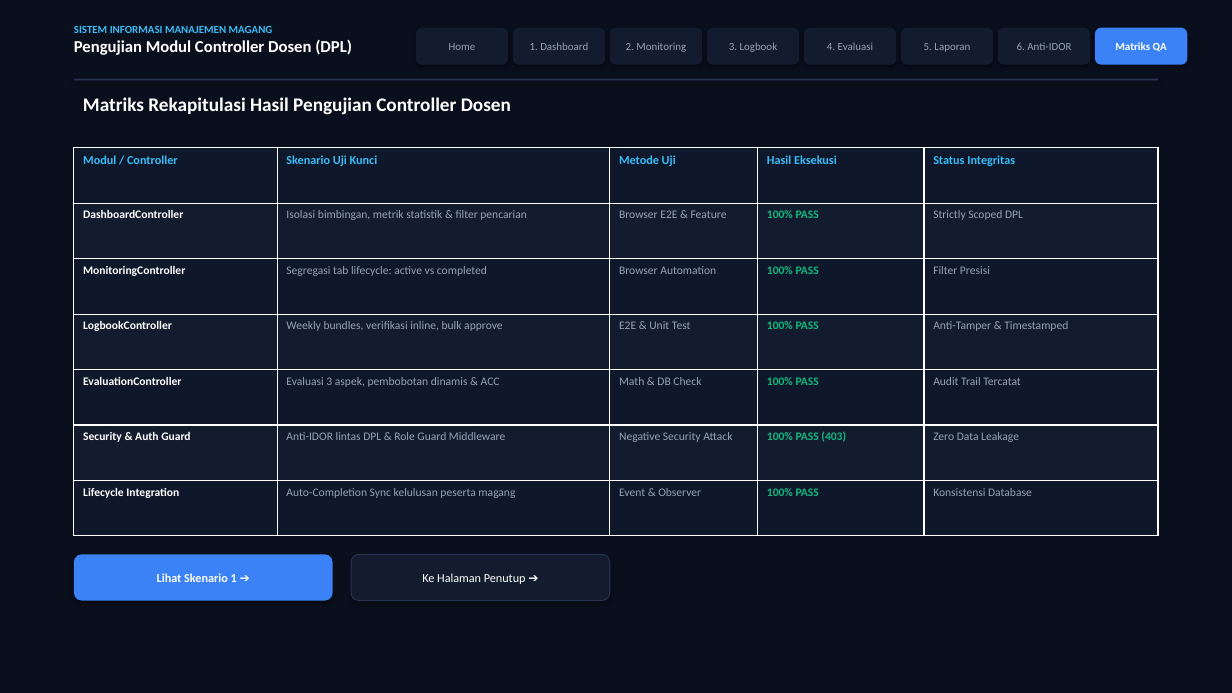
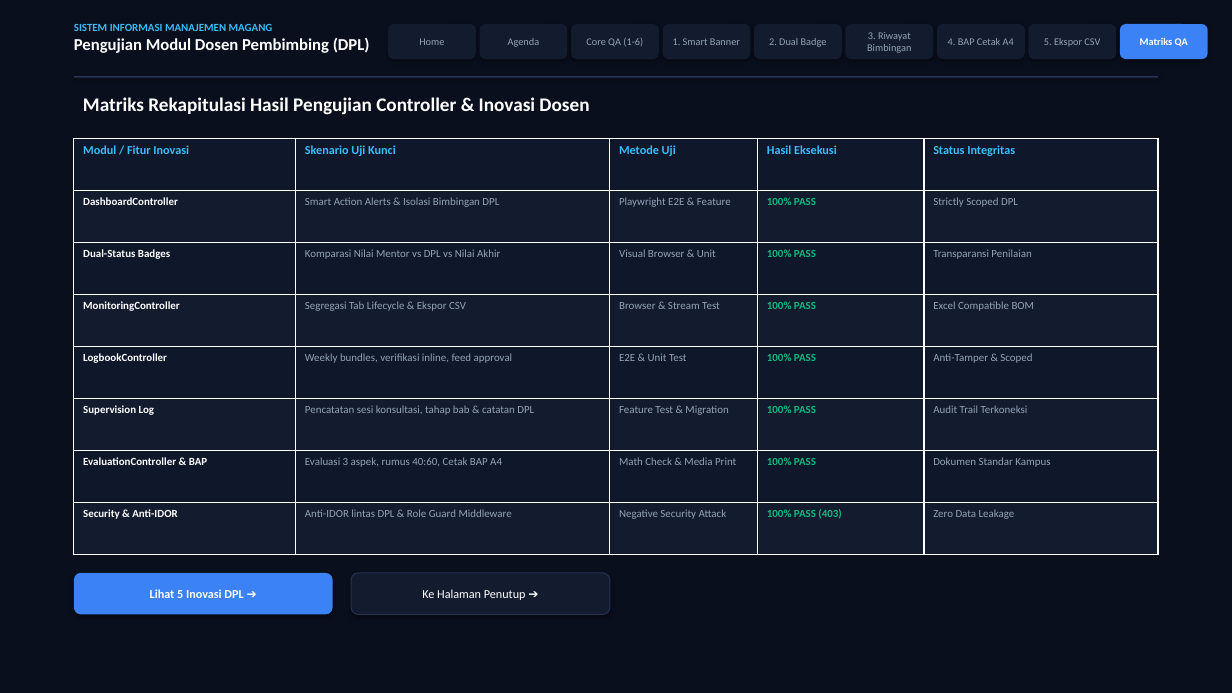
Before and after one commit to raveldanz/Magang, a slide deck: slide 14 of Pengujian_Controller_Dosen_V2.pptx (slide 9 before the commit). Drawn at 1232x693 pixels with LibreOffice and Linux fonts; fonts in the diff are those of the drawing. Boxes give left, top, right and bottom in pixels: in the first picture for what was removed or moved away, otherwise in the second. Text is boxed around its words. In the diff, an @@ line names an element or a change of style, - is before the commit and + after.

Commit message:
feat(dosen): simpan progres fitur pembimbing akademik dan evaluasi DPL

```diff
--- a/Pengujian_Controller_Dosen_V2.pptx
+++ b/Pengujian_Controller_Dosen_V2.pptx
@@ rounded rectangle "Home" at <box>388,24,476,59</box>: size 8.5 to 8 pt @@
@@ rounded rectangle "Home": place and size @@
-rounded rectangle "Home" at <box>416,28,508,65</box>
+rounded rectangle "Home" at <box>388,24,476,59</box>
@@ rounded rectangle added at <box>480,24,567,59</box>, fill #131B2E, 8 pt, text #94A3B8 @@
+Agenda
@@ rounded rectangle "Core QA (1-6)": place and size @@
-rounded rectangle "Core QA (1-6)" at <box>513,28,605,65</box>
+rounded rectangle "Core QA (1-6)" at <box>571,24,659,59</box>
@@ rounded rectangle added at <box>663,24,750,59</box>, fill #131B2E, 8 pt, text #94A3B8 @@
+1. Smart Banner
@@ rounded rectangle "2. Dual Badge": place and size @@
-rounded rectangle "2. Dual Badge" at <box>610,28,702,65</box>
+rounded rectangle "2. Dual Badge" at <box>754,24,842,59</box>
@@ rounded rectangle removed at <box>804,28,897,65</box> @@
-4. Evaluasi
@@ rounded rectangle "3. Riwayat Bimbingan": place and size @@
-rounded rectangle "3. Riwayat Bimbingan" at <box>707,28,799,65</box>
+rounded rectangle "3. Riwayat Bimbingan" at <box>846,24,933,59</box>
@@ rounded rectangle added at <box>937,24,1025,59</box>, fill #131B2E, 8 pt, text #94A3B8 @@
+4. BAP Cetak A4
@@ rounded rectangle removed at <box>998,28,1091,65</box> @@
-6. Anti-IDOR
@@ rounded rectangle "5. Ekspor CSV": place and size @@
-rounded rectangle "5. Ekspor CSV" at <box>901,28,994,65</box>
+rounded rectangle "5. Ekspor CSV" at <box>1029,24,1116,59</box>
@@ rounded rectangle "Matriks QA": place and size @@
-rounded rectangle "Matriks QA" at <box>1095,28,1188,65</box>
+rounded rectangle "Matriks QA" at <box>1120,24,1208,59</box>
@@ rounded rectangle "Matriks QA" at <box>1120,24,1208,59</box>: size 8.5 to 8 pt @@
@@ text at <box>74,38,370,53</box>: text changed @@
-Pengujian Modul Controller Dosen (DPL)
+Pengujian Modul Dosen Pembimbing (DPL)
@@ text in rounded rectangle at <box>586,38,643,47</box>: text changed; size 8.5 to 8 pt @@
-1. Dashboard
+Core QA (1-6)
@@ text in rounded rectangle at <box>769,38,827,47</box>: text changed; size 8.5 to 8 pt @@
-2. Monitoring
+2. Dual Badge
@@ text in rounded rectangle at <box>867,32,911,53</box>: text changed; size 8.5 to 8 pt @@
-3. Logbook
+3. Riwayat Bimbingan
@@ text in rounded rectangle at <box>1044,38,1100,47</box>: text changed; size 8.5 to 8 pt @@
-5. Laporan
+5. Ekspor CSV
@@ text at <box>83,97,589,115</box>: text changed @@
-Matriks Rekapitulasi Hasil Pengujian Controller Dosen
+Matriks Rekapitulasi Hasil Pengujian Controller & Inovasi Dosen
@@ table at <box>74,139,1158,555</box> @@
-row 1: Modul / Controller | Skenario Uji Kunci | Metode Uji | Hasil Eksekusi | Status Integritas
-row 2: DashboardController | Isolasi bimbingan, metrik statistik & filter pencarian | Browser E2E & Feature | 100% PASS | Strictly Scoped DPL
-row 3: MonitoringController | Segregasi tab lifecycle: active vs completed | Browser Automation | 100% PASS | Filter Presisi
-row 4: LogbookController | Weekly bundles, verifikasi inline, bulk approve | E2E & Unit Test | 100% PASS | Anti-Tamper & Timestamped
-row 5: EvaluationController | Evaluasi 3 aspek, pembobotan dinamis & ACC | Math & DB Check | 100% PASS | Audit Trail Tercatat
-row 6: Security & Auth Guard | Anti-IDOR lintas DPL & Role Guard Middleware | Negative Security Attack | 100% PASS (403) | Zero Data Leakage
-row 7: Lifecycle Integration | Auto-Completion Sync kelulusan peserta magang | Event & Observer | 100% PASS | Konsistensi Database
+row 1: Modul / Fitur Inovasi | Skenario Uji Kunci | Metode Uji | Hasil Eksekusi | Status Integritas
+row 2: DashboardController | Smart Action Alerts & Isolasi Bimbingan DPL | Playwright E2E & Feature | 100% PASS | Strictly Scoped DPL
+row 3: Dual-Status Badges | Komparasi Nilai Mentor vs DPL vs Nilai Akhir | Visual Browser & Unit | 100% PASS | Transparansi Penilaian
+row 4: MonitoringController | Segregasi Tab Lifecycle & Ekspor CSV | Browser & Stream Test | 100% PASS | Excel Compatible BOM
+row 5: LogbookController | Weekly bundles, verifikasi inline, feed approval | E2E & Unit Test | 100% PASS | Anti-Tamper & Scoped
+row 6: Supervision Log | Pencatatan sesi konsultasi, tahap bab & catatan DPL | Feature Test & Migration | 100% PASS | Audit Trail Terkoneksi
+row 7: EvaluationController & BAP | Evaluasi 3 aspek, rumus 40:60, Cetak BAP A4 | Math Check & Media Print | 100% PASS | Dokumen Standar Kampus
+row 8: Security & Anti-IDOR | Anti-IDOR lintas DPL & Role Guard Middleware | Negative Security Attack | 100% PASS (403) | Zero Data Leakage
@@ table: place and size @@
-table at <box>74,148,1158,536</box>
+table at <box>74,139,1158,555</box>
@@ rounded rectangle "Lihat 5 Inovasi DPL ➔": place and size @@
-rounded rectangle "Lihat 5 Inovasi DPL ➔" at <box>74,555,333,601</box>
+rounded rectangle "Lihat 5 Inovasi DPL ➔" at <box>74,573,333,615</box>
@@ text in rounded rectangle at <box>150,589,243,598</box>: text changed @@
-Lihat Skenario 1 ➔
+Lihat 5 Inovasi DPL ➔
@@ rounded rectangle "Ke Halaman Penutup ➔": place and size @@
-rounded rectangle "Ke Halaman Penutup ➔" at <box>351,555,610,601</box>
+rounded rectangle "Ke Halaman Penutup ➔" at <box>351,573,610,615</box>
```
Also in this commit, not shown: 2 other slides changed, 12 slides added, 7 slides removed, 23 other files.
